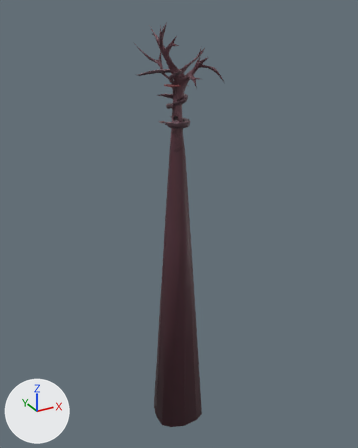
Two versions of the FBX model VideojuegoWeb/Assets/Mundos/MundoLuces/N2/NIVEL2_LUCES_arbol.fbx, one commit apart.
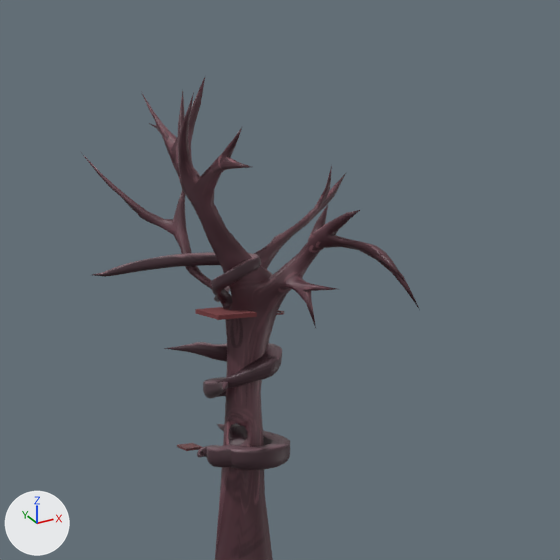
There are two pictures of each version: one whole from a 50 mm camera at (-99.5, -182.9, 45.2) aimed at (3.2, 3.8, -48.1), one close up on the part from 31% to 74% of the width and 0% to 34% of the height. Every picture has the same lights, and +X, +Y and +Z are marked at lower left.

Names of what the first close-up shows: 'Cube.008', 'rama', 'rama.002', 'rama.004'.
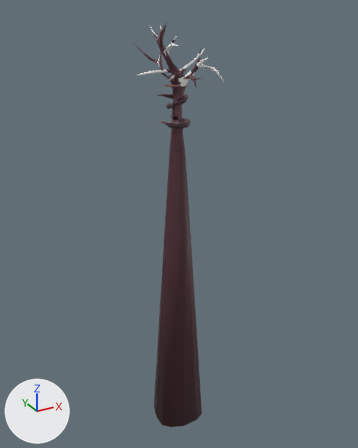
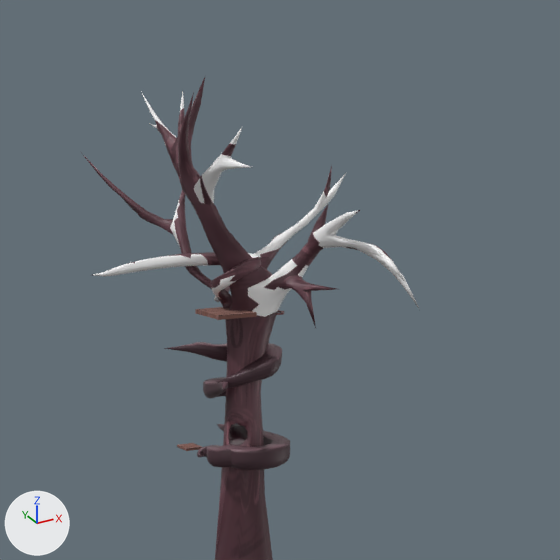
Edits to the bpy script that builds the scene:
```text
Change me_cylinder_008:
    where me_cylinder_008.from_pydata(...)  # 1612 vertices, 1624 faces; spans x -13.0..16.0, y -17.0..16.0, z -158.0..40.0
    used by ob_rama; location = (0.0, 0.0, 0.0)
    me_cylinder_008 part 1: all 597 faces that had it switch from mat_rama (picture img_rama_colour_png) to mat_arbol (picture img_arbol_colour2_png)
    me_cylinder_008 part 2: texture (UV) coordinates of 1071 of 1624 faces, centred in x -12.0..15.0, y -15.0..11.0, z 15.0..37.0, changed; they spanned u 0.02..0.99, v 0.03..0.99 and now span u 0.01..0.99, v 0.01..0.99
```

Pixel boxes [x1, y1, x2, y2] of what changed, in the close-ups (560 x 560 px):
'rama', recoloured, surface changed (brown to grey)
    both: [92, 91, 419, 443]
part 1 of me_cylinder_008, recoloured
    both: [228, 424, 248, 446]
part 2 of me_cylinder_008, surface changed (brown to grey)
    both: [92, 91, 419, 317]
